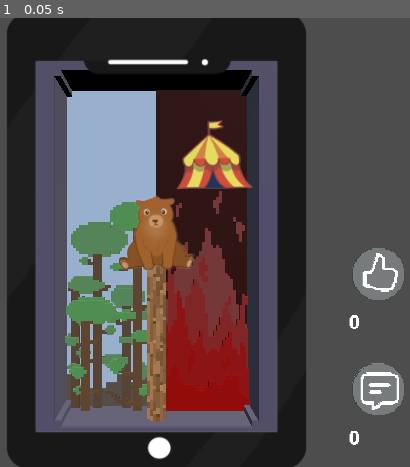
Above: before the commit, frame 1.
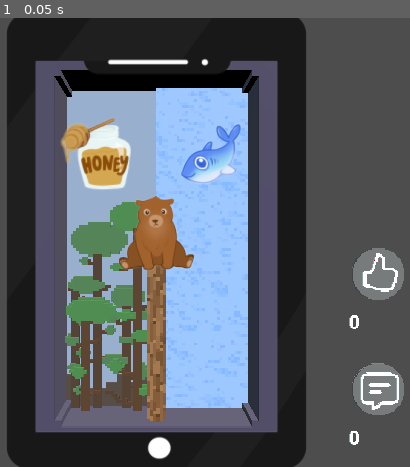
Above: after the commit, the same moment.

Repository: tudormacovei/totem_game_jam_2026
Game: Godot game, scene res://scenes/main_scene.tscn
The game is run twice, just before and just after one commit, with the same random seed, the same clock (stepped at 60 frames per second) and the same inputs.
Inputs:
- Up to frame 1 (0.05 s): no input

The runs differ from the first frame. In frame 1, 16% of the frame differs, in the area x 14-62%, y 15-88%.

Commit message:
Content direction of infinite scroll uses curves

Diff:
--- a/new-game-project/scenes/main_scene.tscn
+++ b/new-game-project/scenes/main_scene.tscn
@@ -23,6 +23,18 @@
 [ext_resource type="PackedScene" uid="uid://cvxxmjw0otxl5" path="res://scenes/dioramas/water/water_extreme.tscn" id="16_l40q6"]
 [ext_resource type="Texture2D" uid="uid://dc5pccaqxdor1" path="res://textures/phone.webp" id="22_adb74"]
 
+[sub_resource type="Curve" id="Curve_adb74"]
+_data = [Vector2(0, 0), 0.0, 0.0, 0, 0, Vector2(1, 0.6278765), 1.6928524, 0.0, 0, 0]
+point_count = 2
+
+[sub_resource type="Curve" id="Curve_58gk3"]
+_data = [Vector2(0, 0), 0.0, 2.1320543, 0, 0, Vector2(1, 1), 2.628526, 0.0, 0, 0]
+point_count = 2
+
+[sub_resource type="Curve" id="Curve_to7gp"]
+_data = [Vector2(0, 0), 0.0, 2.4430373, 0, 0, Vector2(1, 1), 0.0, 0.0, 0, 0]
+point_count = 2
+
 [sub_resource type="Curve" id="Curve_pw63i"]
 _data = [Vector2(0.012170382, 0), 0.0, 0.11891303, 0, 0, Vector2(0.55163723, 0.79076827), 1.3581973, 1.3581973, 0, 0, Vector2(1, 1), 0.025274547, 0.0, 0, 0]
 point_count = 3
@@ -38,6 +50,9 @@
 diorama_scenes_indifferent = Array[PackedScene]([ExtResource("3_rt2n2"), ExtResource("5_58gk3"), ExtResource("8_6p3nn"), ExtResource("11_4bgka"), ExtResource("14_kkokr")])
 diorama_scenes_medium = Array[PackedScene]([ExtResource("3_xdqt8"), ExtResource("6_to7gp"), ExtResource("9_k67gn"), ExtResource("12_02d50"), ExtResource("15_lhwp2")])
 diorama_scenes_extreme = Array[PackedScene]([ExtResource("4_adb74"), ExtResource("7_u0fll"), ExtResource("10_k3g67"), ExtResource("13_pgk25"), ExtResource("16_l40q6")])
+indifferent_curve = SubResource("Curve_adb74")
+medium_curve = SubResource("Curve_58gk3")
+extreme_curve = SubResource("Curve_to7gp")
 animation_profile = SubResource("Curve_pw63i")
 
 [node name="3D_UI" type="Node3D" parent="." unique_id=291419389]
--- a/new-game-project/scripts/autoscroll_movement.gd
+++ b/new-game-project/scripts/autoscroll_movement.gd
@@ -3,6 +3,10 @@
 @export var diorama_scenes_indifferent: Array[PackedScene]
 @export var diorama_scenes_medium: Array[PackedScene]
 @export var diorama_scenes_extreme: Array[PackedScene]
+
+@export var indifferent_curve: Curve
+@export var medium_curve: Curve
+@export var extreme_curve: Curve
 
 @export var animation_profile: Curve
 
@@ -34,13 +38,11 @@
 func _process(delta: float) -> void:
 	_time_in_current_state += delta
 	if _state == ScrollState.SCROLLING and _time_in_current_state > SCROLL_TIME:
-		print("Starting PAUSE")
 		_animate_scroll(delta)
 		_state = ScrollState.PAUSED
 		_time_in_current_state = _time_in_current_state - SCROLL_TIME
 
 	elif _state == ScrollState.PAUSED and _time_in_current_state > PAUSE_TIME:
-		print("Starting SCROLL")
 		_state = ScrollState.SCROLLING
 		_time_in_current_state = _time_in_current_state - PAUSE_TIME
 		_add_diorama()
@@ -56,11 +58,13 @@
 
 	var diorama_node: Node3D
 	var choice_float = randf() # the higher the value the greater the change of a high chaos choice
-	if GameManager.get_current_score() > 6:
-		choice_float += randf() * 2
-	if GameManager.get_current_score() > 12:
-		choice_float += randf() * 5
-	choice_float /= 2.0 # bring back to 0.0, 1.0 range
+	if GameManager.get_current_score() < 6:
+		choice_float = indifferent_curve.sample(choice_float)
+	elif GameManager.get_current_score() <= 12:
+		choice_float = medium_curve.sample(choice_float)
+	else:
+		choice_float = extreme_curve.sample(choice_float)
+
 	print("Choice float value: " + str(choice_float))
 	if choice_float < 0.33:
 		var choice_idx = randi() % 5
@@ -108,7 +112,6 @@
 	_cleanup_diorama_stack()
 
 func _on_lever_completed() -> void:
-	print("AUTOSCROLL ON LEVER COMPLETED!")
 	_state = ScrollState.SCROLLING
 	_time_in_current_state = 0.0
 	_add_diorama()
